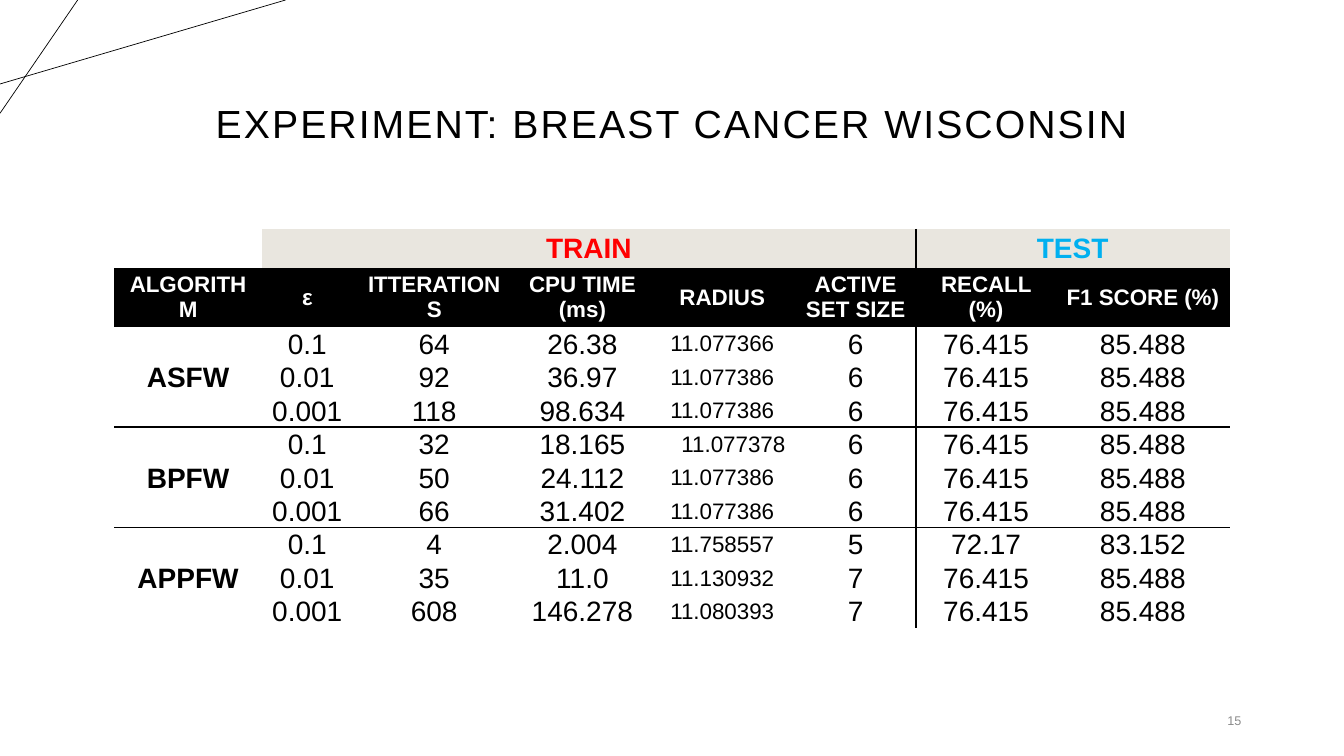
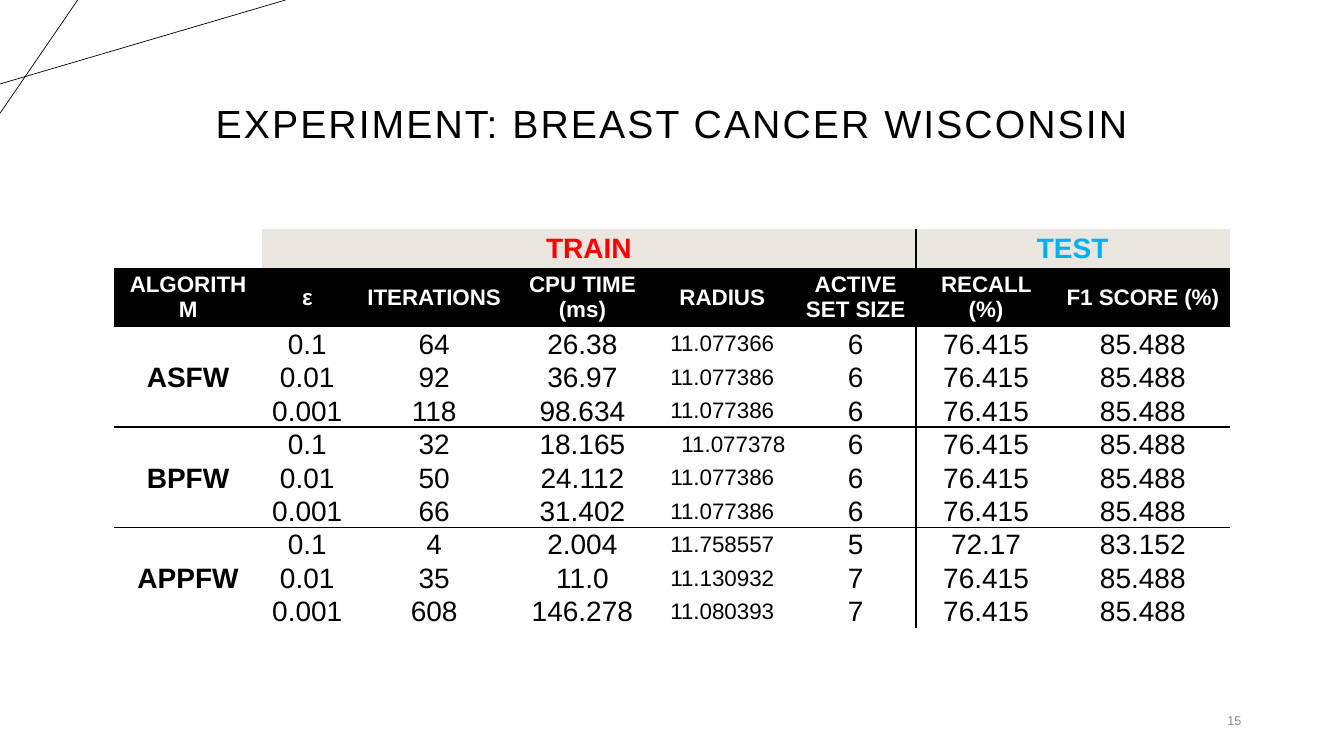
Before and after one commit to suleymanerim1/MEB_FrankWolfe_Optimization, a slide deck: slide 15 of Theory/Minimum Enclosing Ball for FW_Updated.pptx. Drawn at 1344x756 pixels with LibreOffice and Linux fonts; fonts in the diff are those of the drawing. Boxes give left, top, right and bottom in pixels: in the first picture for what was removed or moved away, otherwise in the second. Text is boxed around its words. In the diff, an @@ line names an element or a change of style, - is before the commit and + after.

```diff
--- a/Theory/Minimum Enclosing Ball for FW_Updated.pptx
+++ b/Theory/Minimum Enclosing Ball for FW_Updated.pptx
@@ table at (x1=114, y1=229, x2=1229, y2=640) @@
-row 2, column 3: ITTERATIONS
+row 2, column 3: ITERATIONS
```
Also in this commit, not shown: 6 other slides changed.
